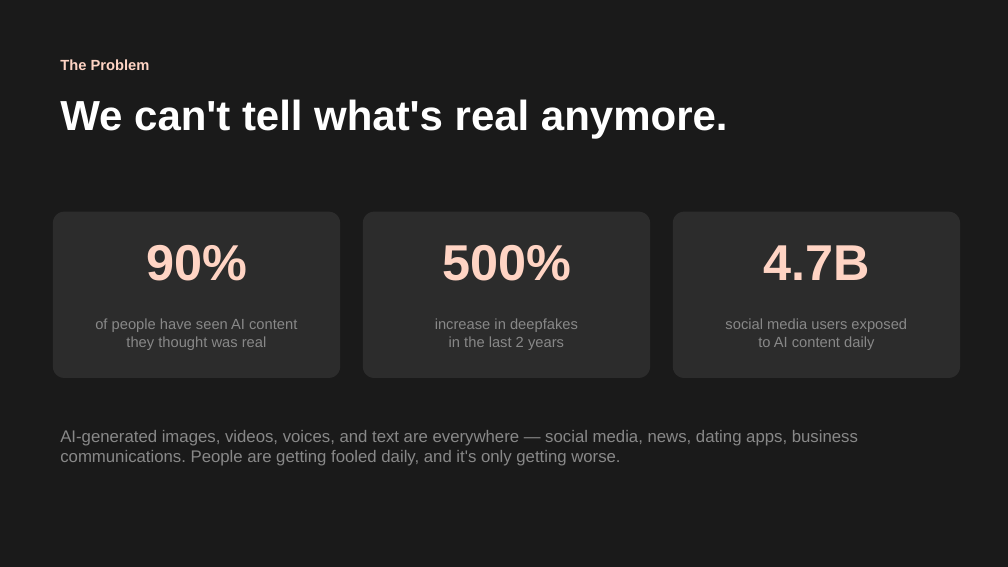
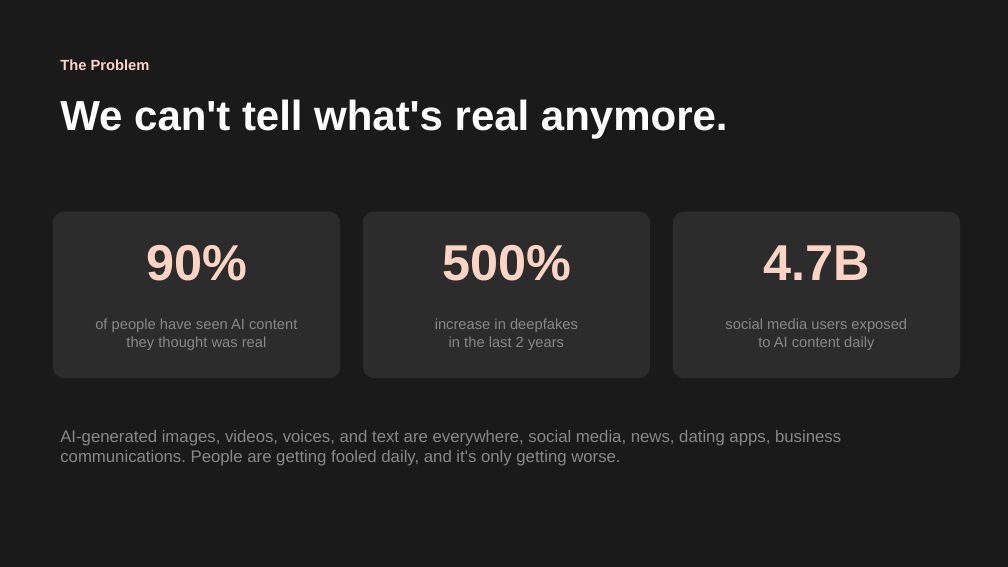
Before and after one commit to PizzyInc/thelittlecircle, a slide deck: slide 2 of Docs/The-Little-Circle-Pitch-Deck.pptx. Drawn at 1008x567 pixels with LibreOffice and Linux fonts; fonts in the diff are those of the drawing. Boxes give left, top, right and bottom in pixels: in the first picture for what was removed or moved away, otherwise in the second. Text is boxed around its words. In the diff, an @@ line names an element or a change of style, - is before the commit and + after.

```diff
--- a/Docs/The-Little-Circle-Pitch-Deck.pptx
+++ b/Docs/The-Little-Circle-Pitch-Deck.pptx
@@ text at bbox=[60, 430, 841, 466]: text changed @@
-AI-generated images, videos, voices, and text are everywhere — social media, news, dating apps, business communications. People are getting fooled daily, and it's only getting worse.
+AI-generated images, videos, voices, and text are everywhere, social media, news, dating apps, business communications. People are getting fooled daily, and it's only getting worse.
```
Also in this commit, not shown: 2 other slides changed, 1 slide added, 1 slide removed, 13 other files.
